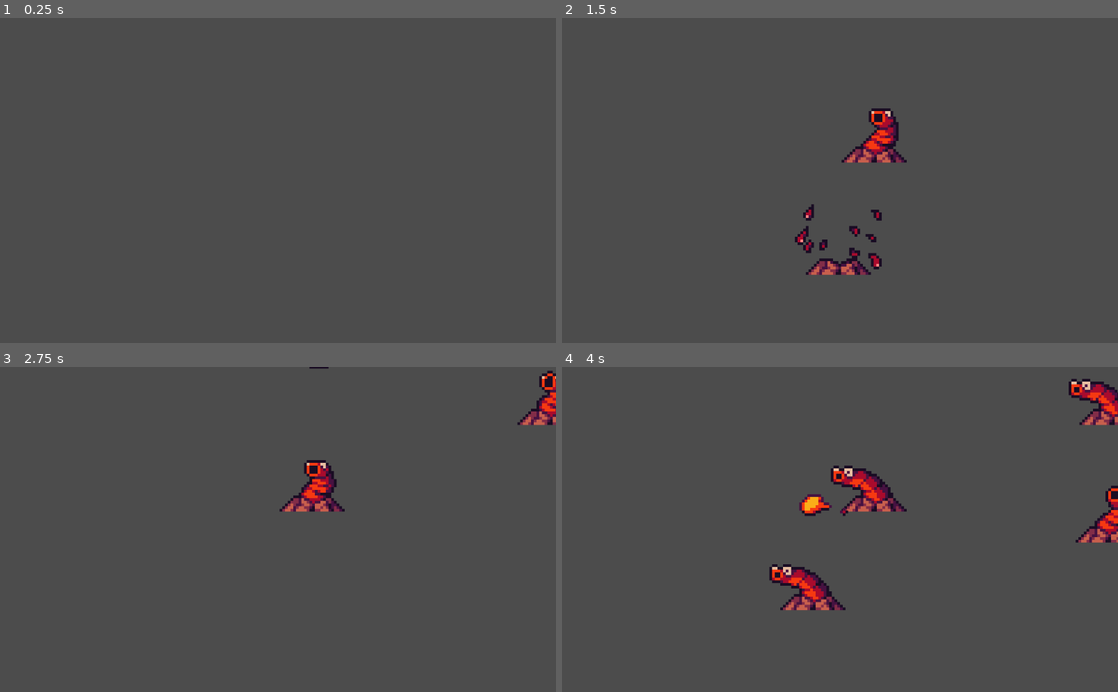
Above: before the commit, frames 1-4 (two rows, left to right).
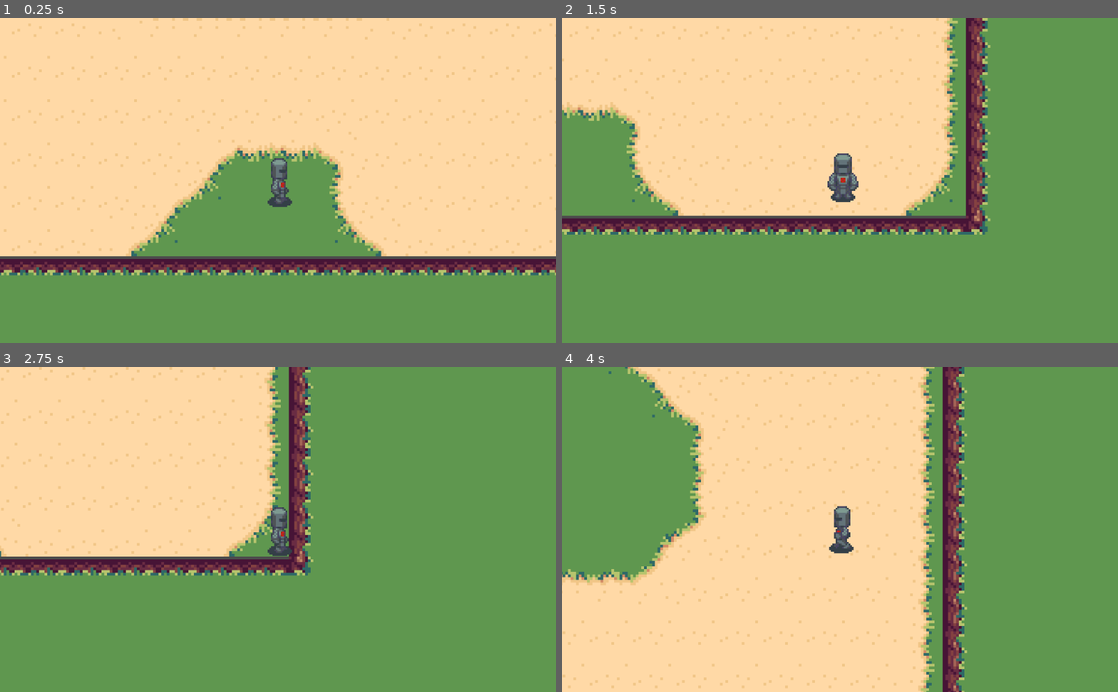
Above: after the commit, the same moments.

Repository: Saphs/arbeitsTitel1
Game: Godot game, scene res://scenes/Game.tscn
Two runs of this game, one before a commit and one after it. Both use one fixed random seed, a clock stepped at 60 frames per second and the inputs below.
Inputs:
- Up to frame 1 (0.25 s): no input
- Up to frame 2 (1.5 s): tap Enter at 0.5 s; hold D (ui_right) 0.53-1.28 s; hold Space 0.53-1.28 s; hold S (ui_down) from 1.28 s (still down); tap Space at 1.35 s
- Up to frame 3 (2.75 s): tap Space at 1.52, 1.82 s; release S (ui_down) at 2.03 s; hold D (ui_right) from 2.03 s (still down); hold Space from 2.03 s (still down)
- Up to frame 4 (4 s): release D (ui_right) at 2.78 s; release Space at 2.78 s; hold W (ui_up) 2.78-3.53 s; tap Space at 2.85, 3.02, 3.32 s; hold A (ui_left) from 3.53 s (still down); hold Space from 3.53 s (still down)

The runs differ from the first frame. In frame 1, 99% of the frame differs, in the area x 0-100%, y 0-100%; in frame 2, 99%; in frame 3, 99%; in frame 4, 100%.

Commit message:
+ add Game logic + add starting position

Diff:
--- a/godot/scenes/Game.tscn
+++ b/godot/scenes/Game.tscn
@@ -1,6 +1,6 @@
 [gd_scene load_steps=2 format=2]
 
-[ext_resource path="res://scripts/EnemySpawner.gd" type="Script" id=1]
+[ext_resource path="res://scripts/Game.gd" type="Script" id=1]
 
 [node name="Game" type="Node2D"]
 script = ExtResource( 1 )
--- a/godot/scenes/Player.gd
+++ b/godot/scenes/Player.gd
@@ -27,8 +27,6 @@
 
 	dash_cd_timer.set_wait_time(dash_cd)
 	dash_cd_timer.set_one_shot(true)
-	func set_isDashReady_true():
-		isDashReady = true
 	dash_cd_timer.connect("timeout", self, "set_isDashReady_true")
 	add_child(dash_cd_timer)
 
@@ -94,12 +92,13 @@
 func trigger_dash():
 	if (isDashReady && movement_vec.length() > 0):
 		isDashReady = false
+		isDashing = true
+		dash_vec = movement_vec
 		dash_cd_timer.start()
-		dash_vec = movement_vec
-		isDashing = true
 		dash_timer.start()
 
-
+func set_isDashReady_true():
+	isDashReady = true
 
 func set_isDashing_false():
 	isDashing = false
--- a/godot/scenes/Player.tscn
+++ b/godot/scenes/Player.tscn
@@ -29,43 +29,43 @@
 
 [sub_resource type="AtlasTexture" id=7]
 atlas = ExtResource( 1 )
-region = Rect2( 0, 0, 78, 102 )
+region = Rect2( 79, 206, 79, 103 )
 
 [sub_resource type="AtlasTexture" id=8]
 atlas = ExtResource( 1 )
-region = Rect2( 78, 0, 78, 102 )
+region = Rect2( 0, 206, 79, 103 )
 
 [sub_resource type="AtlasTexture" id=9]
 atlas = ExtResource( 1 )
-region = Rect2( 156, 0, 78, 102 )
+region = Rect2( 79, 206, 79, 103 )
 
 [sub_resource type="AtlasTexture" id=10]
 atlas = ExtResource( 1 )
-region = Rect2( 78, 0, 78, 102 )
+region = Rect2( 158, 206, 79, 103 )
 
 [sub_resource type="AtlasTexture" id=11]
 atlas = ExtResource( 1 )
-region = Rect2( 79, 103, 79, 103 )
+region = Rect2( 79, 206, 79, 103 )
 
 [sub_resource type="AtlasTexture" id=12]
 atlas = ExtResource( 1 )
-region = Rect2( 0, 206, 79, 103 )
+region = Rect2( 79, 103, 79, 103 )
 
 [sub_resource type="AtlasTexture" id=13]
 atlas = ExtResource( 1 )
-region = Rect2( 79, 206, 79, 103 )
+region = Rect2( 0, 0, 78, 102 )
 
 [sub_resource type="AtlasTexture" id=14]
 atlas = ExtResource( 1 )
-region = Rect2( 158, 206, 79, 103 )
+region = Rect2( 78, 0, 78, 102 )
 
 [sub_resource type="AtlasTexture" id=15]
 atlas = ExtResource( 1 )
-region = Rect2( 79, 206, 79, 103 )
+region = Rect2( 156, 0, 78, 102 )
 
 [sub_resource type="AtlasTexture" id=16]
 atlas = ExtResource( 1 )
-region = Rect2( 79, 206, 79, 103 )
+region = Rect2( 78, 0, 78, 102 )
 
 [sub_resource type="AtlasTexture" id=17]
 atlas = ExtResource( 1 )
@@ -99,25 +99,25 @@
 "name": "P_walkUp",
 "speed": 5.0
 }, {
-"frames": [ SubResource( 7 ), SubResource( 8 ), SubResource( 9 ), SubResource( 10 ) ],
+"frames": [ SubResource( 7 ) ],
 "loop": true,
-"name": "P_walkDown",
-"speed": 6.0
+"name": "P_idleRight",
+"speed": 5.0
 }, {
-"frames": [ SubResource( 11 ) ],
+"frames": [ SubResource( 8 ), SubResource( 9 ), SubResource( 10 ), SubResource( 11 ) ],
+"loop": true,
+"name": "P_walkRight",
+"speed": 5.0
+}, {
+"frames": [ SubResource( 12 ) ],
 "loop": true,
 "name": "P_idleLeft",
 "speed": 5.0
 }, {
-"frames": [ SubResource( 12 ), SubResource( 13 ), SubResource( 14 ), SubResource( 15 ) ],
+"frames": [ SubResource( 13 ), SubResource( 14 ), SubResource( 15 ), SubResource( 16 ) ],
 "loop": true,
-"name": "P_walkRight",
-"speed": 5.0
-}, {
-"frames": [ SubResource( 16 ) ],
-"loop": true,
-"name": "P_idleRight",
-"speed": 5.0
+"name": "P_walkDown",
+"speed": 6.0
 }, {
 "frames": [ SubResource( 17 ) ],
 "loop": true,
--- a/godot/scenes/Projectile.tscn
+++ b/godot/scenes/Projectile.tscn
@@ -34,6 +34,6 @@
 
 [node name="AnimatedSprite" type="AnimatedSprite" parent="KinematicBody2D"]
 frames = SubResource( 5 )
-frame = 2
+frame = 1
 playing = true
 flip_h = true
--- a/godot/scenes/landscape.tscn
+++ b/godot/scenes/landscape.tscn
@@ -20,9 +20,6 @@
 [sub_resource type="ConvexPolygonShape2D" id=6]
 points = PoolVector2Array( 0, 0, 16, 0, 16, 16, 0, 16 )
 
-[sub_resource type="ConvexPolygonShape2D" id=12]
-points = PoolVector2Array( 0, 0, 16, 0, 16, 16, 0, 16 )
-
 [sub_resource type="ConvexPolygonShape2D" id=7]
 points = PoolVector2Array( 0, 0, 16, 0, 16, 16, 0, 16 )
 
@@ -35,7 +32,10 @@
 [sub_resource type="ConvexPolygonShape2D" id=10]
 points = PoolVector2Array( 0, 0, 16, 0, 16, 16, 0, 16 )
 
-[sub_resource type="TileSet" id=11]
+[sub_resource type="ConvexPolygonShape2D" id=11]
+points = PoolVector2Array( 0, 0, 16, 0, 16, 16, 0, 16 )
+
+[sub_resource type="TileSet" id=12]
 0/name = "Forest_v2.png 0"
 0/texture = ExtResource( 1 )
 0/tex_offset = Vector2( 0, 0 )
--- /dev/null
+++ b/godot/scripts/Game.gd
@@ -0,0 +1,38 @@
+extends Node
+
+
+# Declare member variables here. Examples:
+# var a = 2
+# var b = "text"
+
+
+# Called when the node enters the scene tree for the first time.
+func _ready():
+
+	var landscape = load_tscn("res://scenes/landscape.tscn")
+	var player = load_tscn("res://scenes/Player.tscn")
+	var enemy_scene = load("res://scenes/Enemy.tscn")
+
+	add_child(landscape)
+	player.position = Vector2(0, 100)
+	add_child(player)
+
+	var rand = RandomNumberGenerator.new()
+	var screen_size = get_viewport().get_visible_rect().size
+
+	rand.randf_range(0.3, 0.7)
+	yield(get_tree().create_timer(0.7),"timeout")
+	var enemy = enemy_scene.instance()
+	rand.randomize()
+	var x = rand.randf_range(0,screen_size.x)
+	print(x)
+	rand.randomize()
+	var y = rand.randf_range(0,screen_size.y)
+	enemy.position = Vector2(x, y)
+	add_child(enemy)
+
+
+func load_tscn(tscn_path):
+	var scene = load(tscn_path)
+	var instance = scene.instance()
+	return(instance)
Not shown: 6 places in godot/scenes/landscape.tscn that only renumber resources
